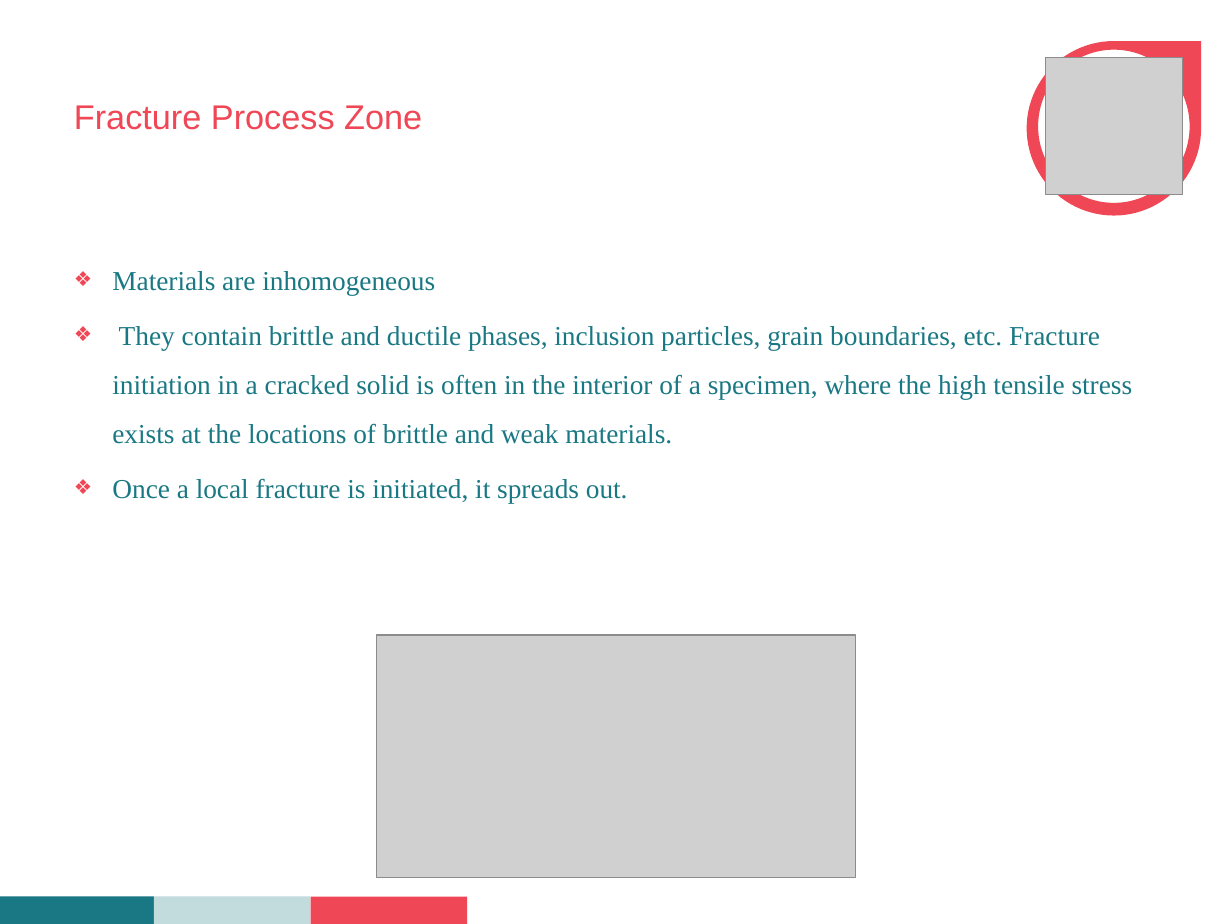
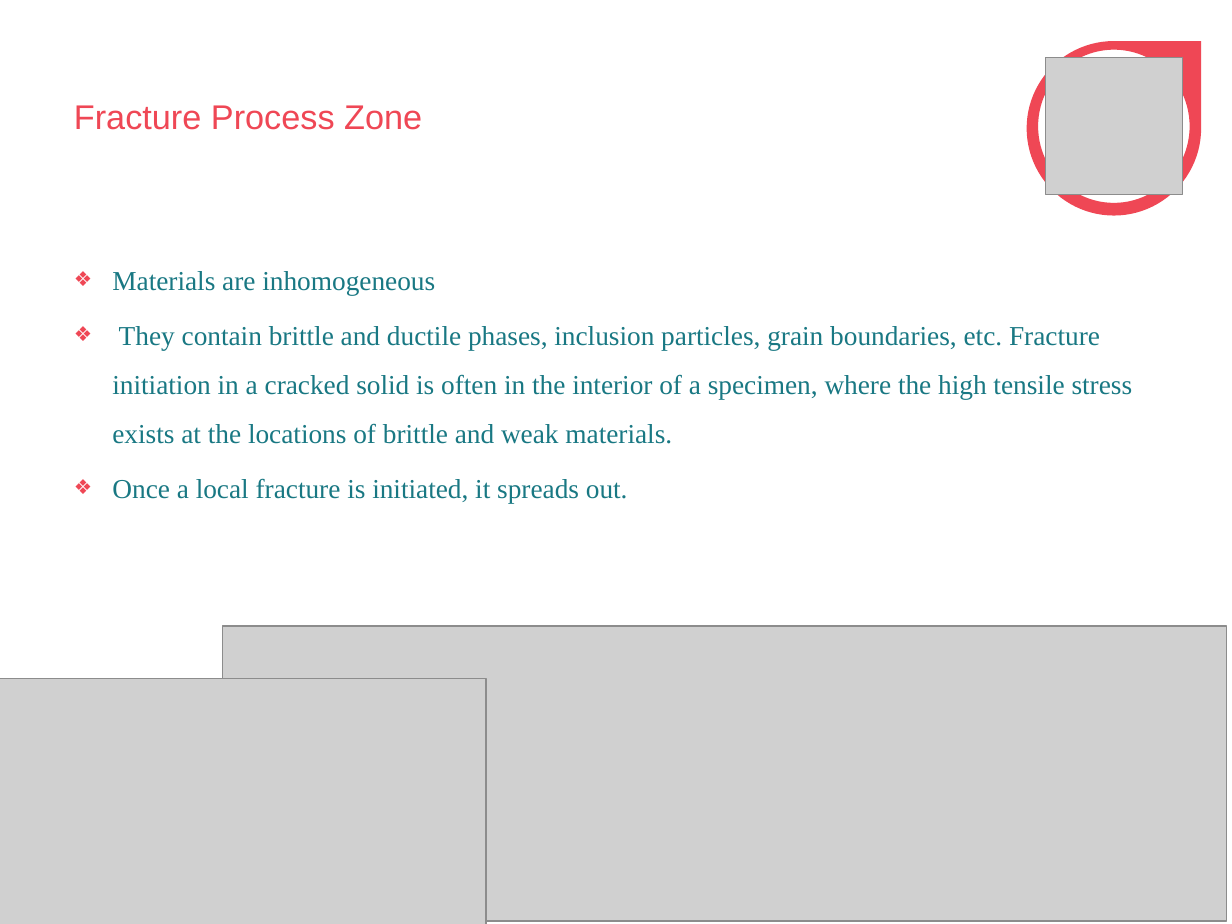
Before and after one commit to Abhinandan1996/seminar, a slide deck: slide 4 of seminar.pptx (slide 9 before the commit). Drawn at 1232x924 pixels with LibreOffice and Linux fonts; fonts in the diff are those of the drawing; grey boxes stand for pictures; background and template pictures are left out. Boxes give left, top, right and bottom in pixels: in the first picture for what was removed or moved away, otherwise in the second. Text is boxed around its words. In the diff, an @@ line names an element or a change of style, - is before the commit and + after.

```diff
--- a/seminar.pptx
+++ b/seminar.pptx
@@ picture added at (222,626,1226,922) @@
@@ picture: place and size @@
-picture at (377,634,856,877)
+picture at (0,679,485,924)
@@ rectangle removed at (154,897,310,924) @@
@@ rectangle removed at (310,897,467,924) @@
```
Also in this commit, not shown: 13 other slides changed, 1 slide added, 10 slides removed, 2 other files.
